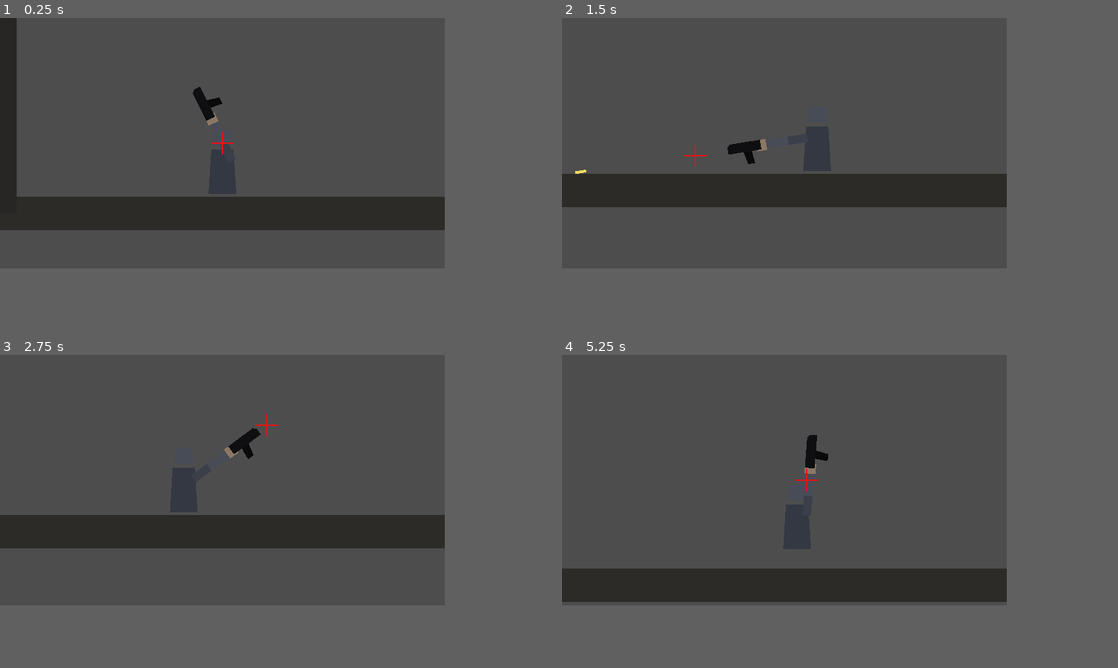
Above: before the commit, frames 1-4 (two rows, left to right).
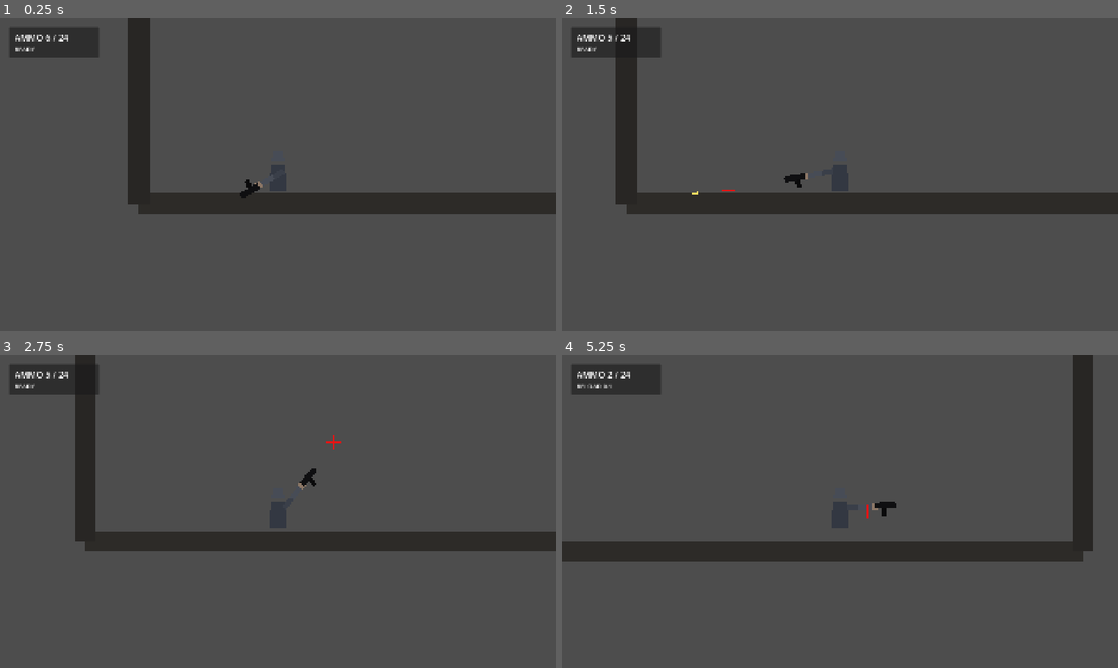
Above: after the commit, the same moments.

Repository: YuiTatsuki1011/projekt-black
Game: Godot game, scene res://scenes/levels/test_level.tscn
Same seed, same stepped clock (60 frames per second), same inputs: the game is played once before the commit and once after it.
Inputs (mouse positions are in pixels of both pictures, inside the frame that each line leads up to):
- Up to frame 1 (0.25 s): no input
- Up to frame 2 (1.5 s): move the mouse to (884, 130) at 0.52 s; hold S (crouch) 0.53-1.28 s; hold D (move_right) from 0.53 s (still down); tap Space (jump) at 0.77 s; move the mouse to (695, 155) at 1.27 s; click (695, 155) at 1.35 s
- Up to frame 3 (2.75 s): tap Space (jump) at 1.52 s; move the mouse to (266, 423) at 2.02 s; release D (move_right) at 2.03 s; hold A (move_left) from 2.03 s (still down); tap W (interact) at 2.1 s
- Up to frame 4 (5.25 s): move the mouse to (762, 530) at 2.77 s; release A (move_left) at 2.78 s; hold D (move_right) 2.78-4.28 s; tap S (crouch) at 2.85 s; tap Space (jump) at 3.02, 3.77, 4.52 s; move the mouse to (917, 517) at 3.52 s; press the mouse at (917, 517) at 3.53 s; tap R (reload) at 4.15 s; move the mouse to (650, 442) at 4.27 s; release the mouse at (650, 442) at 4.28 s; hold A (move_left) 4.28-5.03 s; tap W (interact) at 4.35 s; move the mouse to (806, 480) at 5.02 s; hold D (move_right) from 5.03 s (still down); hold S (crouch) from 5.03 s (still down)
In our replay, the window is 640x360 before the commit and 800x450 after it. These sizes can differ from the game's own. Grey fills any space a smaller window leaves; there, only what the larger window draws over its background counts as a difference.

The runs differ from the first frame. In frame 1, 14% of the frame differs, in the area x 0-100%, y 0-68%; in frame 2, 12%; in frame 3, 11%; in frame 4, 19%, in the area x 0-96%, y 0-79%.

Commit message:
Address core controls feedback

Diff:
--- a/project.godot
+++ b/project.godot
@@ -17,8 +17,8 @@
 
 [display]
 
-window/size/viewport_width=640
-window/size/viewport_height=360
+window/size/viewport_width=1920
+window/size/viewport_height=1080
 window/stretch/mode="canvas_items"
 window/stretch/aspect="keep"
 
--- a/scenes/levels/test_level.tscn
+++ b/scenes/levels/test_level.tscn
@@ -1,7 +1,8 @@
-[gd_scene load_steps=5 format=3]
+[gd_scene load_steps=6 format=3]
 
 [ext_resource type="PackedScene" path="res://scenes/player/player.tscn" id="1_player"]
 [ext_resource type="PackedScene" path="res://scenes/ui/crosshair.tscn" id="2_crosshair"]
+[ext_resource type="PackedScene" path="res://scenes/ui/ammo_hud.tscn" id="3_hud"]
 
 [sub_resource type="RectangleShape2D" id="RectangleShape2D_floor"]
 size = Vector2(640, 24)
@@ -53,3 +54,5 @@
 position = Vector2(160, 280)
 
 [node name="Crosshair" parent="." instance=ExtResource("2_crosshair")]
+
+[node name="AmmoHud" parent="." instance=ExtResource("3_hud")]
--- a/scenes/player/player.tscn
+++ b/scenes/player/player.tscn
@@ -98,5 +98,5 @@
 [node name="Camera2D" type="Camera2D" parent="."]
 position = Vector2(0, -22)
 enabled = true
-zoom = Vector2(2, 2)
-position_smoothing_enabled = true
+zoom = Vector2(3, 3)
+position_smoothing_enabled = false
--- /dev/null
+++ b/scenes/ui/ammo_hud.tscn
@@ -0,0 +1,43 @@
+[gd_scene load_steps=2 format=3]
+
+[ext_resource type="Script" path="res://scripts/ui/ammo_hud.gd" id="1_ammo_hud"]
+
+[node name="AmmoHud" type="CanvasLayer"]
+script = ExtResource("1_ammo_hud")
+
+[node name="Root" type="Control" parent="."]
+layout_mode = 3
+anchors_preset = 15
+anchor_right = 1.0
+anchor_bottom = 1.0
+grow_horizontal = 2
+grow_vertical = 2
+mouse_filter = 2
+
+[node name="Panel" type="PanelContainer" parent="Root"]
+layout_mode = 0
+offset_left = 32.0
+offset_top = 32.0
+offset_right = 342.0
+offset_bottom = 126.0
+mouse_filter = 2
+
+[node name="Margin" type="MarginContainer" parent="Root/Panel"]
+layout_mode = 2
+theme_override_constants/margin_left = 18
+theme_override_constants/margin_top = 14
+theme_override_constants/margin_right = 18
+theme_override_constants/margin_bottom = 14
+
+[node name="Rows" type="VBoxContainer" parent="Root/Panel/Margin"]
+layout_mode = 2
+
+[node name="AmmoValue" type="Label" parent="Root/Panel/Margin/Rows"]
+layout_mode = 2
+theme_override_font_sizes/font_size = 30
+text = "AMMO -- / --"
+
+[node name="StatusValue" type="Label" parent="Root/Panel/Margin/Rows"]
+layout_mode = 2
+theme_override_font_sizes/font_size = 22
+text = "READY"
--- a/scripts/player/player_controller.gd
+++ b/scripts/player/player_controller.gd
@@ -15,6 +15,7 @@
 @export var fire_cooldown: float = 0.22
 @export var recoil_amount: float = 0.18
 @export var recoil_recovery_speed: float = 8.0
+@export var aim_flip_dead_zone: float = 12.0
 @export var projectile_scene: PackedScene
 
 @onready var body_root: Node2D = $VisualRoot/BodyRoot
@@ -51,10 +52,10 @@
 
 func _physics_process(delta: float) -> void:
 	_update_timers(delta)
+	_handle_movement(delta)
+	move_and_slide()
 	_update_aim(delta)
-	_handle_movement(delta)
 	_handle_actions()
-	move_and_slide()
 
 
 func _update_timers(delta: float) -> void:
@@ -101,8 +102,11 @@
 
 func _update_aim(delta: float) -> void:
 	var mouse_position: Vector2 = get_global_mouse_position()
-	var next_facing: int = 1
-	if mouse_position.x < global_position.x:
+	var next_facing: int = _facing
+	var aim_offset_x: float = mouse_position.x - global_position.x
+	if aim_offset_x > aim_flip_dead_zone:
+		next_facing = 1
+	elif aim_offset_x < -aim_flip_dead_zone:
 		next_facing = -1
 
 	if next_facing != _facing:
--- /dev/null
+++ b/scripts/ui/ammo_hud.gd
@@ -0,0 +1,47 @@
+extends CanvasLayer
+class_name AmmoHud
+
+@export var player_path: NodePath = NodePath("../Player")
+
+@onready var ammo_value: Label = $Root/Panel/Margin/Rows/AmmoValue
+@onready var status_value: Label = $Root/Panel/Margin/Rows/StatusValue
+
+var _reload_remaining: float = 0.0
+
+
+func _ready() -> void:
+	var player := get_node_or_null(player_path) as PlayerController
+	if player == null:
+		ammo_value.text = "AMMO -- / --"
+		status_value.text = "NO PLAYER"
+		return
+
+	player.ammo_changed.connect(_on_ammo_changed)
+	player.reload_started.connect(_on_reload_started)
+	_on_ammo_changed(player.current_ammo, player.reserve_ammo)
+
+
+func _process(delta: float) -> void:
+	if _reload_remaining <= 0.0:
+		return
+
+	_reload_remaining -= delta
+	if _reload_remaining > 0.0:
+		status_value.text = "RELOAD %.1f" % _reload_remaining
+
+
+func _on_ammo_changed(current_ammo: int, reserve_ammo: int) -> void:
+	ammo_value.text = "AMMO %d / %d" % [current_ammo, reserve_ammo]
+	_reload_remaining = 0.0
+
+	if current_ammo <= 0 and reserve_ammo > 0:
+		status_value.text = "EMPTY"
+	elif current_ammo <= 0 and reserve_ammo <= 0:
+		status_value.text = "NO AMMO"
+	else:
+		status_value.text = "READY"
+
+
+func _on_reload_started(duration: float) -> void:
+	_reload_remaining = duration
+	status_value.text = "RELOAD %.1f" % _reload_remaining
Not shown, added: scripts/combat/projectile.gd.uid
Not shown, added: scripts/player/player_controller.gd.uid
Not shown, added: scripts/ui/ammo_hud.gd.uid
Not shown, added: scripts/ui/crosshair.gd.uid
Not shown, changed: docs/HANDOFF.md
